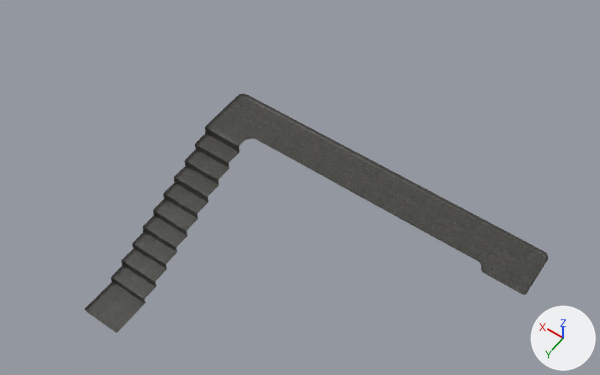
An edit to the FBX model Content/GFX/Rooms/default.fbx, drawn before and after from the same camera.
Both versions are drawn from a 50 mm lens placed at (-1.29, 10.63, 12.32), pointed at (4.71, 2.23, -0.88). Lighting does not change. The marker at lower right points along +X, +Y and +Z. Where no turn or scale is listed for an object, it has been applied to the vertices.

Names of what the first picture shows: 'floorstairs'.
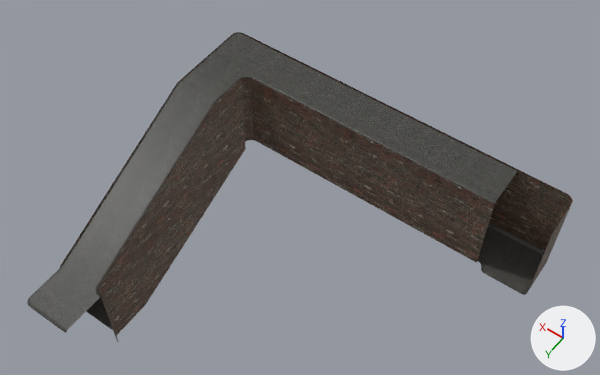
The change, as a diff of the scene's bpy script:
```diff
--- a/Content/GFX/Rooms/default.fbx.py
+++ b/Content/GFX/Rooms/default.fbx.py
@@ img_brickwall_png @@
+img_brickwall_png = load_image('brickwall.png', '../Map/brickwall.png', 512, 512, 'sRGB')
@@ mat_lambert2 @@
+mat_lambert2 = principled_material('lambert2')
+mat_lambert2.texture = img_brickwall_png
@@ me_mesh_001 @@
+me_mesh_001.from_pydata(...)  # 54 vertices, 25 faces; spans x 0.0..8.0, y 0.0..6.01, z -4.04..-0.04
+me_mesh_001.materials.append(mat_lambert2)  # picture img_brickwall_png
@@ me_mesh_1 @@
+me_mesh_1.from_pydata(...)  # 81 vertices, 52 faces; spans x 1.12..7.96, y 0.0..7.0, z -2.06..0.0
+me_mesh_1.materials.append(mat_lambert3)  # picture img_concretefloor_png
@@ ob_walls @@
+ob_walls = bpy.data.objects.new('walls', me_mesh_001)
+ob_walls.location = (0.0, 0.0, 0.03)
@@ ob_ceiling @@
+ob_ceiling = bpy.data.objects.new('ceiling', me_mesh_1)
+ob_ceiling.location = (0.04, 0.0, 0.0)
```

Boxes (x1, y1, x2, y2) around the edits, measured in the pictures (600 x 375 px):
'walls', added (brown)
    after: (60, 32, 573, 341)
'ceiling', added
    after: (27, 33, 517, 333)
'floorstairs', unchanged, covered by the edit
    before: (85, 94, 548, 333)
    after: (86, 138, 545, 330)
